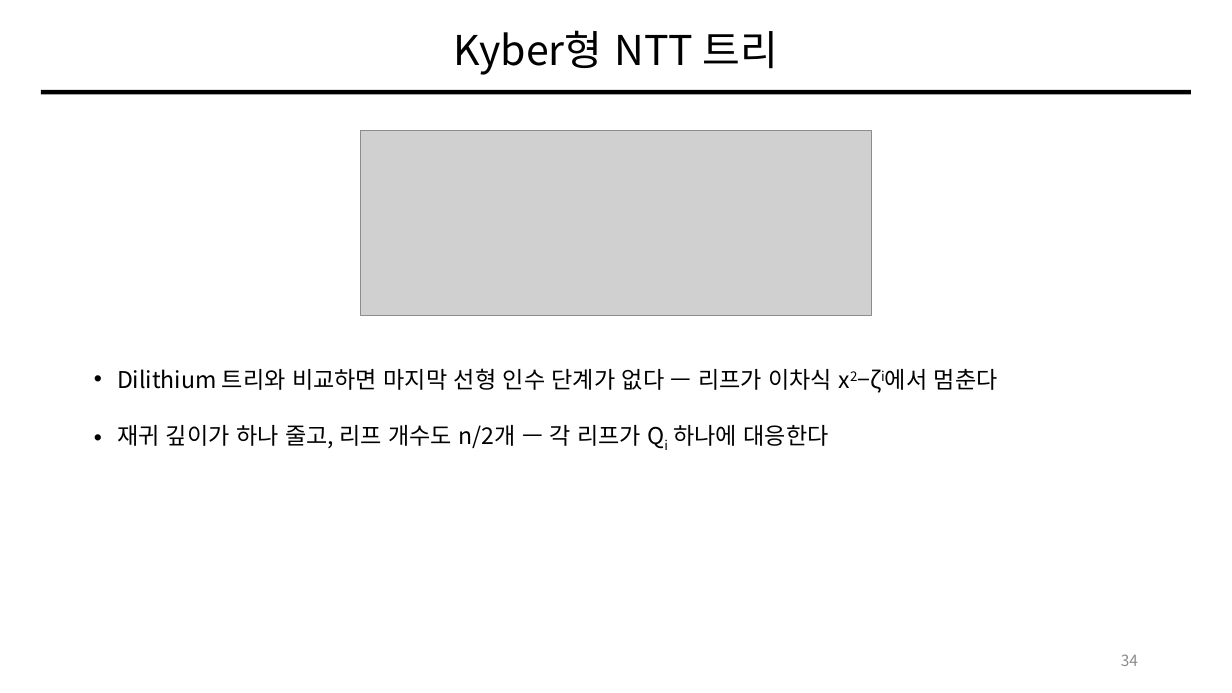
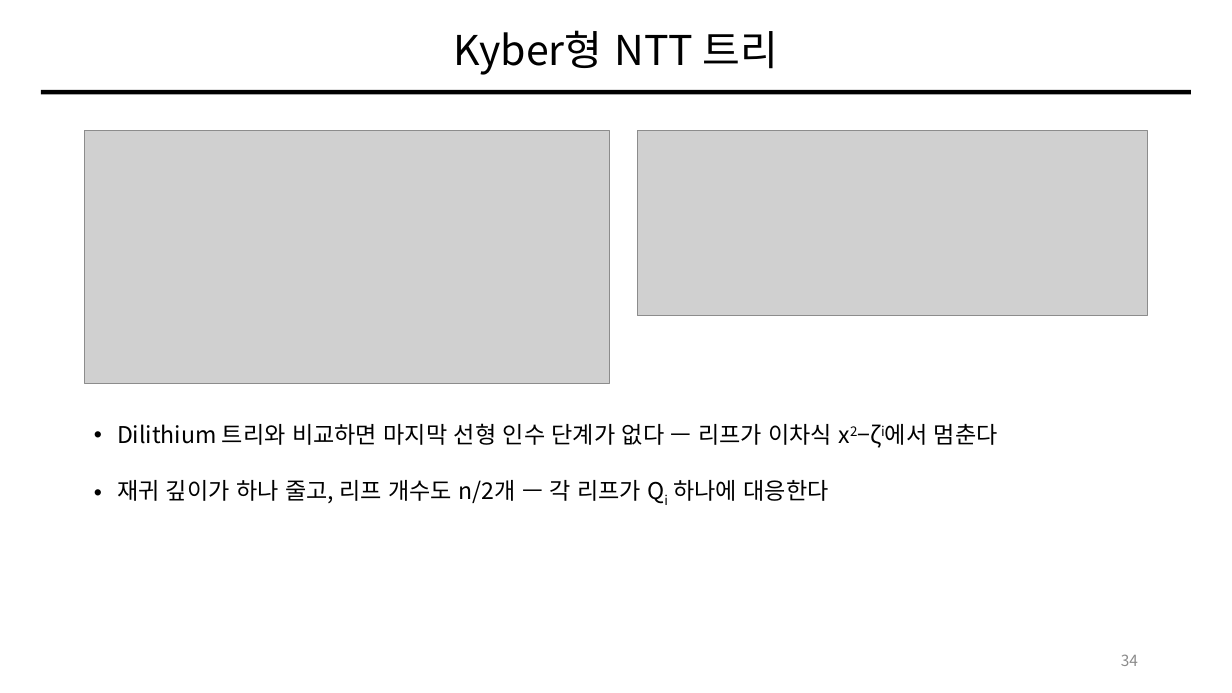
Before and after one commit to giyuubin/PQC, a slide deck: slide 34 of presentation/0828_13_Number-Theoretic-Transform.pptx. Drawn at 1232x693 pixels with LibreOffice and Linux fonts; fonts in the diff are those of the drawing; grey boxes stand for pictures. Boxes give left, top, right and bottom in pixels: in the first picture for what was removed or moved away, otherwise in the second. Text is boxed around its words. In the diff, an @@ line names an element or a change of style, - is before the commit and + after.

```diff
--- a/presentation/0828_13_Number-Theoretic-Transform.pptx
+++ b/presentation/0828_13_Number-Theoretic-Transform.pptx
@@ picture added at [85,131,610,384] @@
@@ picture: place and size @@
-picture at [361,131,872,316]
+picture at [638,131,1148,316]
@@ text "Dilithium 트리와 비교하면 마지막 선형 ...": place and size @@
-text "Dilithium 트리와 비교하면 마지막 선형 ..." at [117,368,998,448]
+text "Dilithium 트리와 비교하면 마지막 선형 ..." at [117,423,998,503]
```
Also in this commit, not shown: 4 other slides changed.
